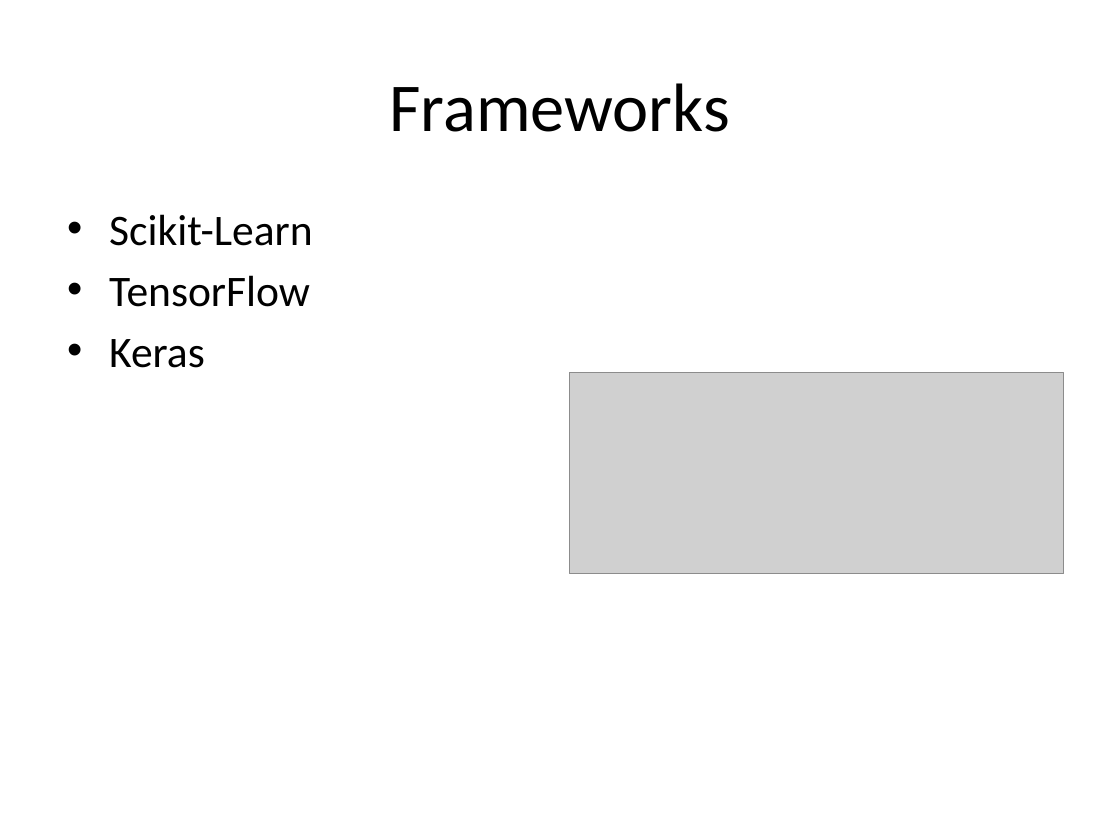
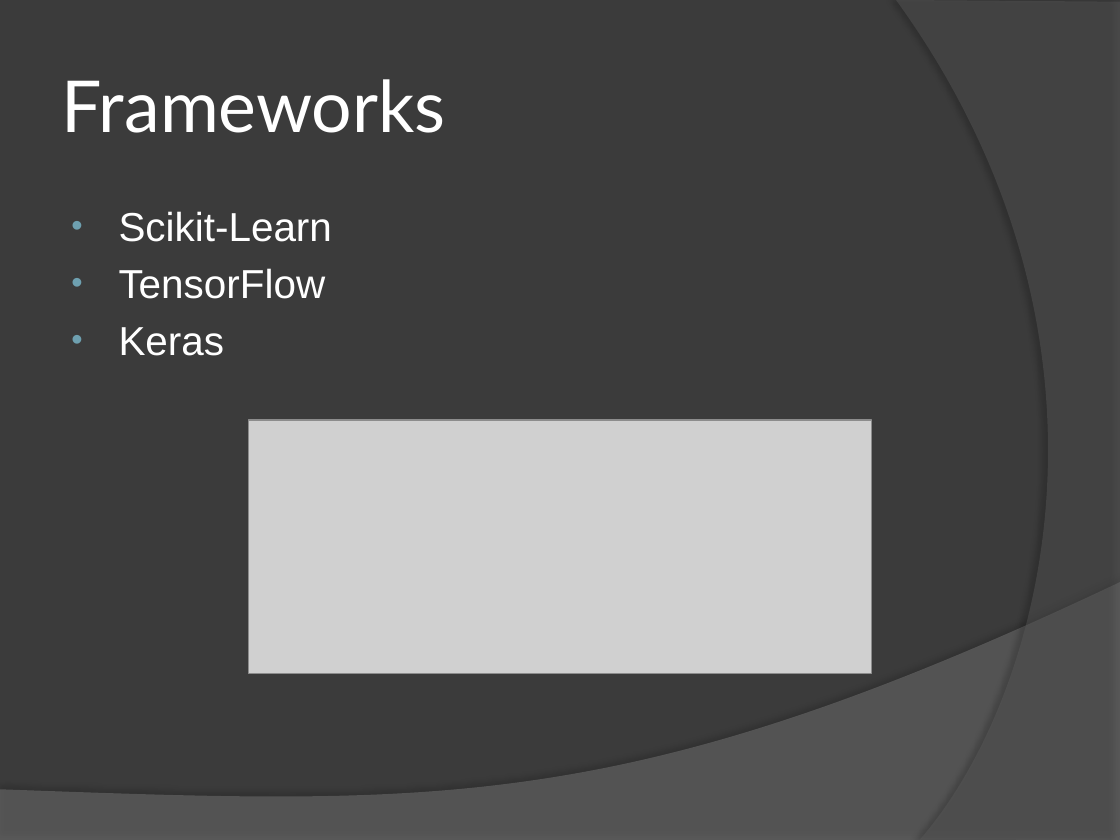
Before and after one commit to schroedingerskatze42/project, a slide deck: slide 7 of documentation/presentation/Image Deobfuscation.pptx (slide 8 before the commit). Drawn at 1120x840 pixels with LibreOffice and Linux fonts; fonts in the diff are those of the drawing; grey boxes stand for pictures. Boxes give left, top, right and bottom in pixels: in the first picture for what was removed or moved away, otherwise in the second. Text is boxed around its words. In the diff, an @@ line names an element or a change of style, - is before the commit and + after.

```diff
--- a/documentation/presentation/Image Deobfuscation.pptx
+++ b/documentation/presentation/Image Deobfuscation.pptx
@@ background #FFFFFF to #3B3B3B @@
@@ freeform shape added at bbox=[896, 0, 1120, 840], fill #5E5E5E at 40% opacity @@
@@ title "Frameworks" at bbox=[62, 79, 446, 133]: size 44 to 46 pt, font Calibri to Lato, text colour #000000 to #FFFFFF; alignment centre to left @@
@@ text "Scikit-Learn" at bbox=[119, 211, 332, 356]: size 28 to 26 pt, font Calibri to Arial, text colour #000000 to #FFFFFF; indent changed @@
@@ picture: place and size @@
-picture at bbox=[569, 373, 1064, 575]
+picture at bbox=[249, 420, 871, 673]
@@ freeform shape added at bbox=[0, 582, 1120, 840], fill #7F7F7F at 45% opacity @@
```
Also in this commit, not shown: 5 other slides changed, 10 slides added, 7 slides removed, 14 other files.
